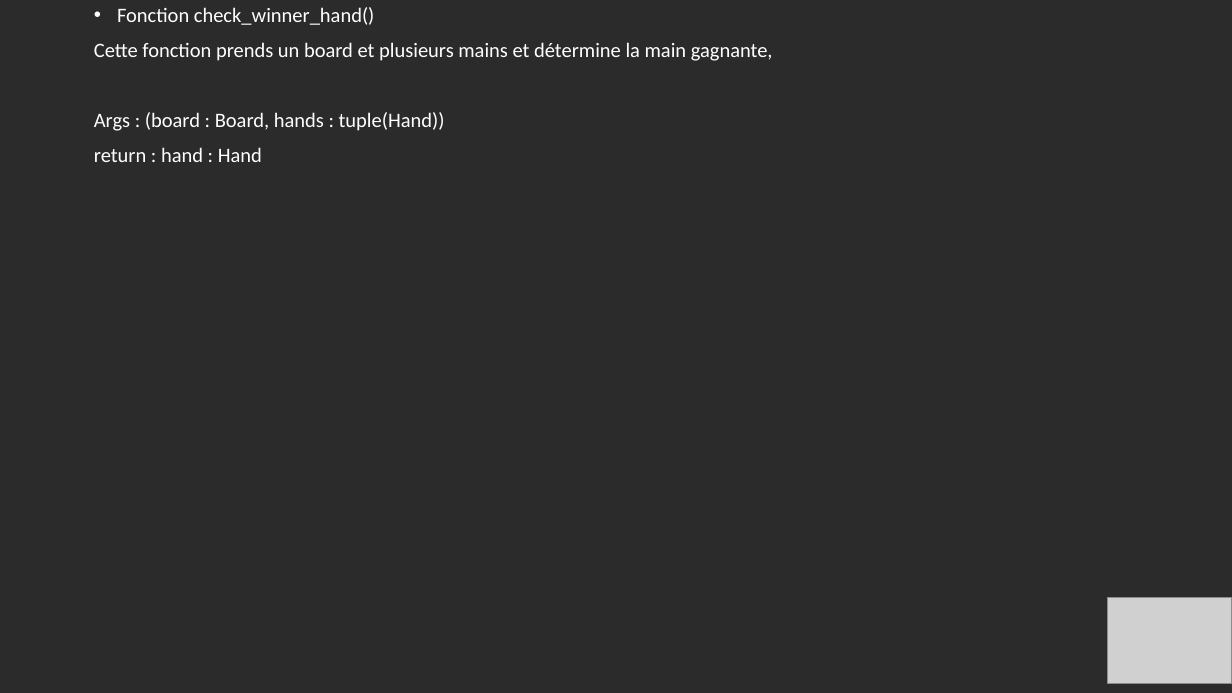
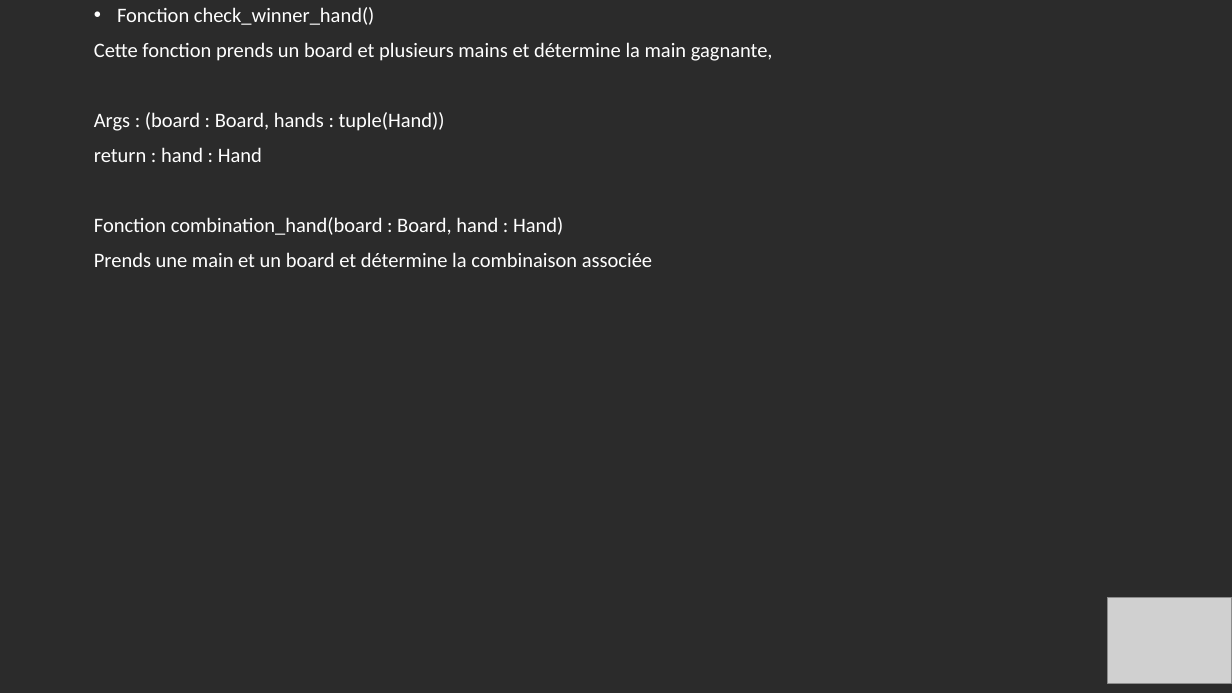
Before and after one commit to TooFuW/ProjetPoker, a slide deck: slide 11 of caractéristiques_techniques.pptx. Drawn at 1232x693 pixels with LibreOffice and Linux fonts; fonts in the diff are those of the drawing; grey boxes stand for pictures; background and template pictures are left out; a plain dark background stands for a picture behind light text. Boxes give left, top, right and bottom in pixels: in the first picture for what was removed or moved away, otherwise in the second. Text is boxed around its words. In the diff, an @@ line names an element or a change of style, - is before the commit and + after.

Commit message:
commit n°6

```diff
--- a/caractéristiques_techniques.pptx
+++ b/caractéristiques_techniques.pptx
@@ text at (x1=94, y1=217, x2=652, y2=267): paragraphs added @@
+Fonction combination_hand(board : Board, hand : Hand)
+Prends une main et un board et détermine la combinaison associée
```
Also in this commit, not shown: 1 other slide changed.
